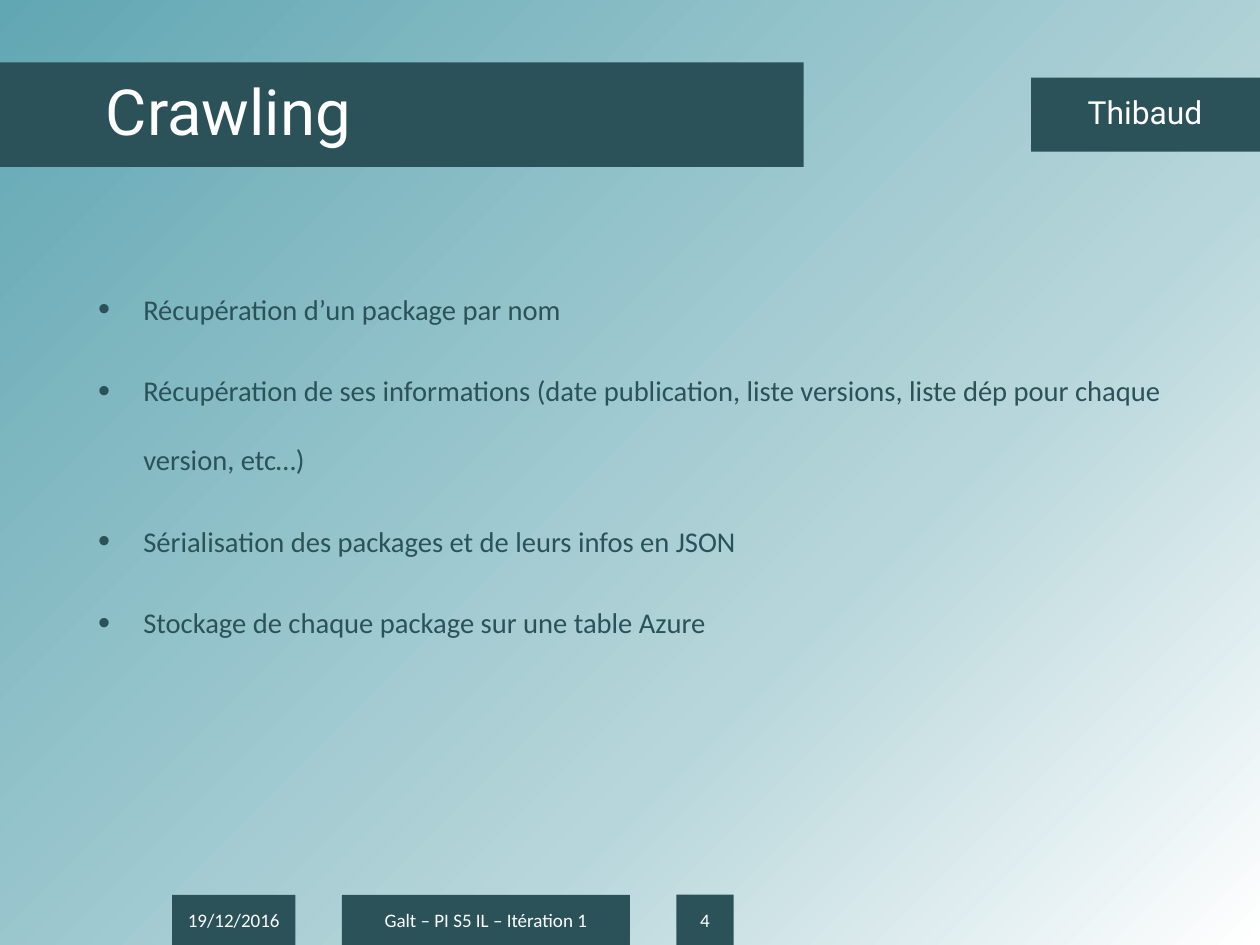
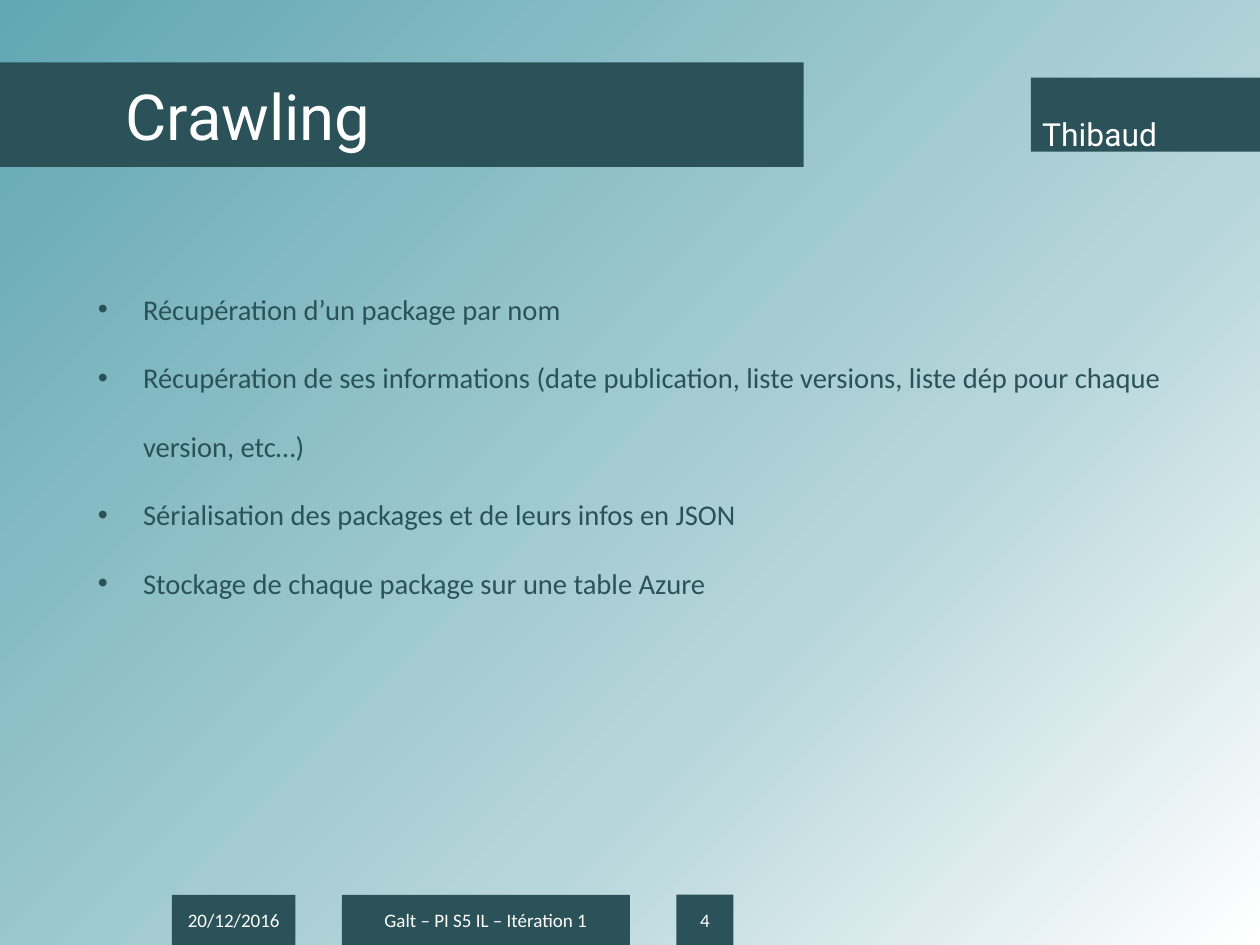
Before and after one commit to antonin-charrier/Project-Galt, a slide deck: slide 4 of Itérations/Présentation IT2.pptx. Drawn at 1260x945 pixels with LibreOffice and Linux fonts; fonts in the diff are those of the drawing; background and template pictures are left out. Boxes give left, top, right and bottom in pixels: in the first picture for what was removed or moved away, otherwise in the second. Text is boxed around its words. In the diff, an @@ line names an element or a change of style, - is before the commit and + after.

```diff
--- a/Itérations/Présentation IT2.pptx
+++ b/Itérations/Présentation IT2.pptx
@@ rectangle "Crawling" at (0, 63, 804, 167): line spacing 0.9 to 1; title to rectangle @@
@@ rectangle "Thibaud" at (1031, 78, 1260, 152): line spacing 0.9 to 1; less space between paragraphs; text to rectangle @@
@@ text "Récupération d’un package par nom" at (143, 300, 1160, 599): less space between paragraphs @@
@@ text in rectangle at (188, 914, 280, 928): text changed @@
-19/12/2016
+20/12/2016
```
Also in this commit, not shown: 7 other slides changed.
